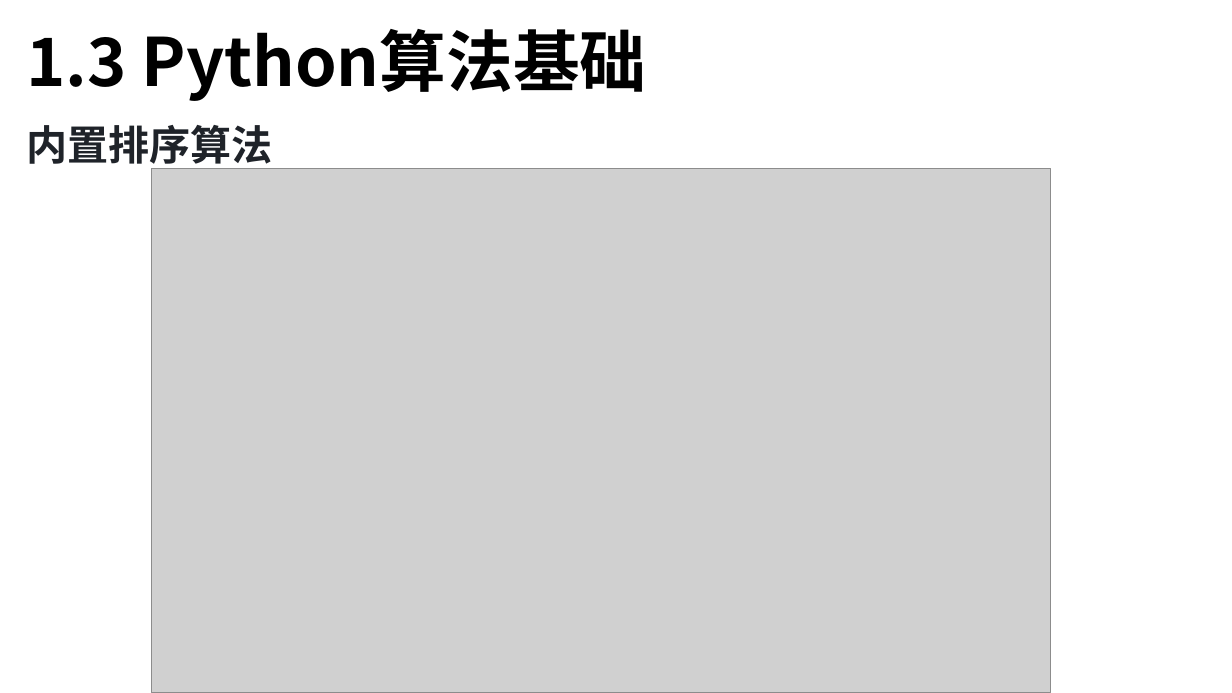
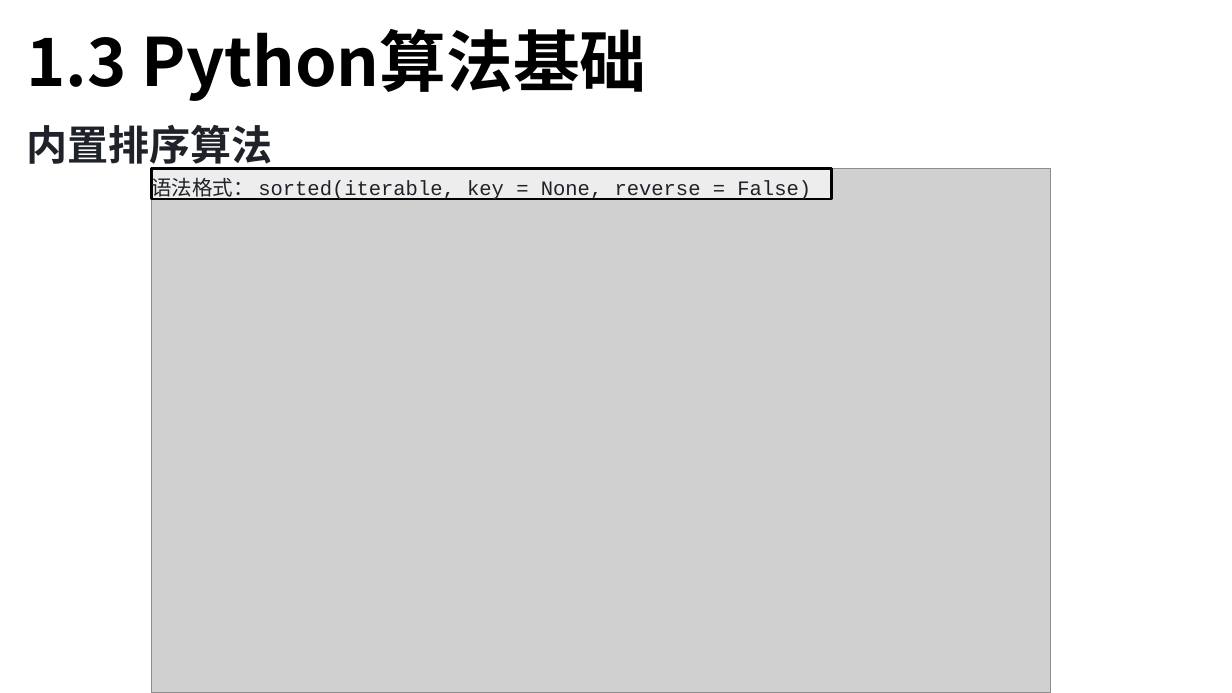
Before and after one commit to TsingPig/CodeRepo, a slide deck: slide 27 of Algorithm/_____保研岛____Python蓝桥杯/课件/Python 课时1.pptx (slide 29 before the commit). Drawn at 1232x693 pixels with LibreOffice and Linux fonts; fonts in the diff are those of the drawing; grey boxes stand for pictures. Boxes give left, top, right and bottom in pixels: in the first picture for what was removed or moved away, otherwise in the second. Text is boxed around its words. In the diff, an @@ line names an element or a change of style, - is before the commit and + after.

```diff
--- a/Algorithm/_____保研岛____Python蓝桥杯/课件/Python 课时1.pptx
+++ b/Algorithm/_____保研岛____Python蓝桥杯/课件/Python 课时1.pptx
@@ rectangle added at [152, 168, 832, 199], fill #EDEDED, outline #000000 2 pt, 16 pt, text #1F2329 @@
+语法格式： sorted(iterable, key = None, reverse = False)
```
Also in this commit, not shown: 7 other slides changed, 2 slides added, 4 slides removed, 3 other files.
